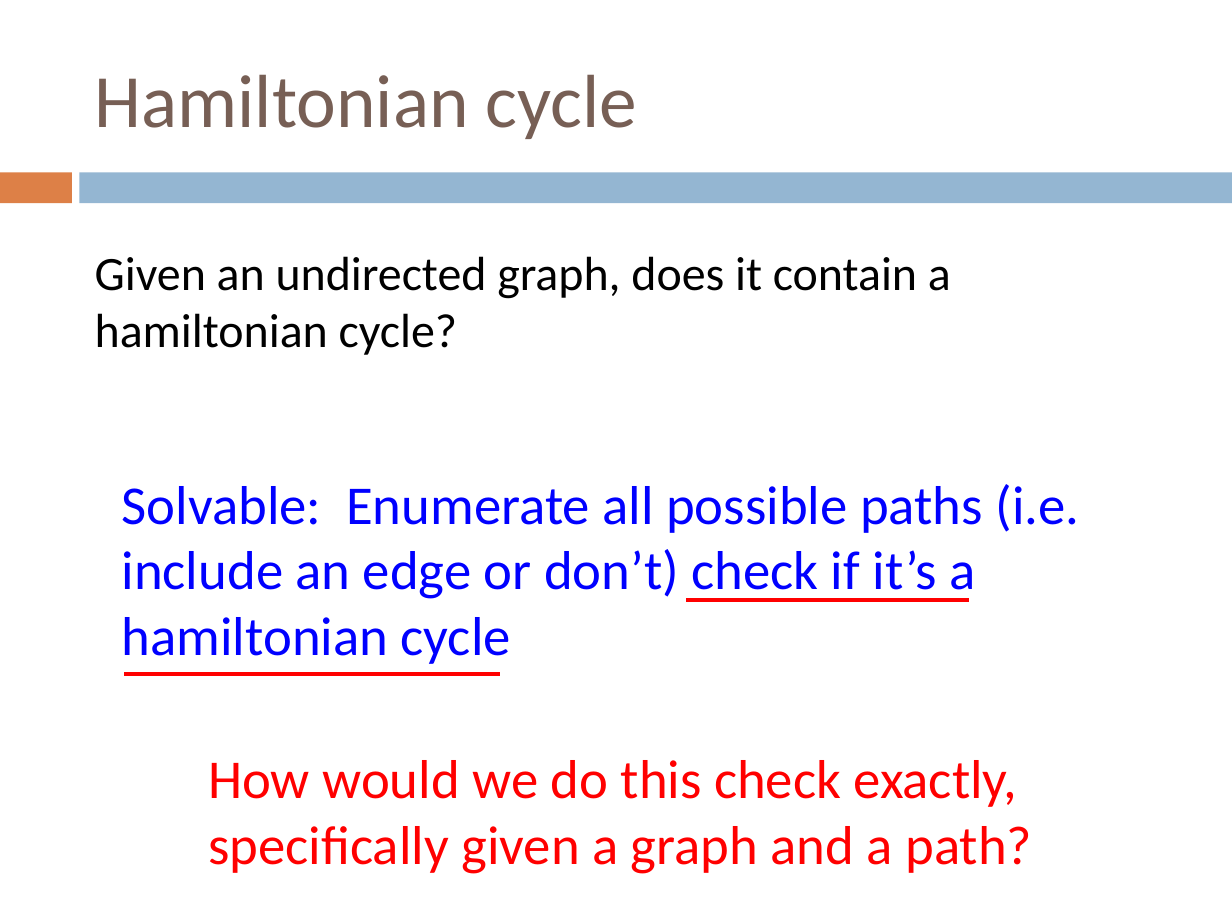
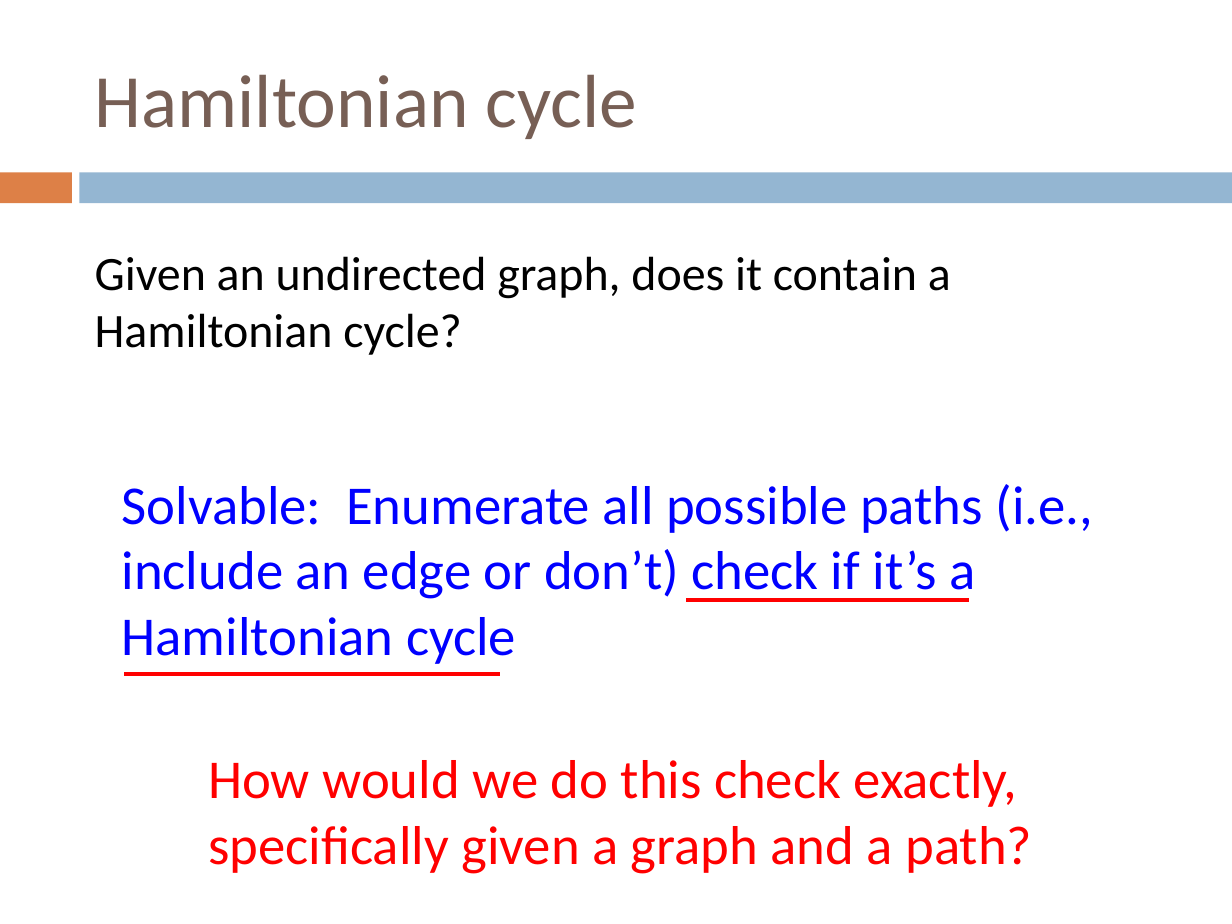
Before and after one commit to Collins-kariuk/Algorithms, a slide deck: slide 25 of Lectures/Lecture 23_NP-Complete Problems.pptx. Drawn at 1232x924 pixels with LibreOffice and Linux fonts; fonts in the diff are those of the drawing. Boxes give left, top, right and bottom in pixels: in the first picture for what was removed or moved away, otherwise in the second. Text is boxed around its words. In the diff, an @@ line names an element or a change of style, - is before the commit and + after.

```diff
--- a/Lectures/Lecture 23_NP-Complete Problems.pptx
+++ b/Lectures/Lecture 23_NP-Complete Problems.pptx
@@ text at <box>95,256,951,355</box>: text changed @@
-Given an undirected graph, does it contain a hamiltonian cycle?
+Given an undirected graph, does it contain a Hamiltonian cycle?
@@ text at <box>122,484,1094,664</box>: text changed @@
-Solvable: Enumerate all possible paths (i.e. include an edge or don’t) check if it’s a hamiltonian cycle
+Solvable: Enumerate all possible paths (i.e., include an edge or don’t) check if it’s a Hamiltonian cycle
```
Also in this commit, not shown: 40 other slides changed.
